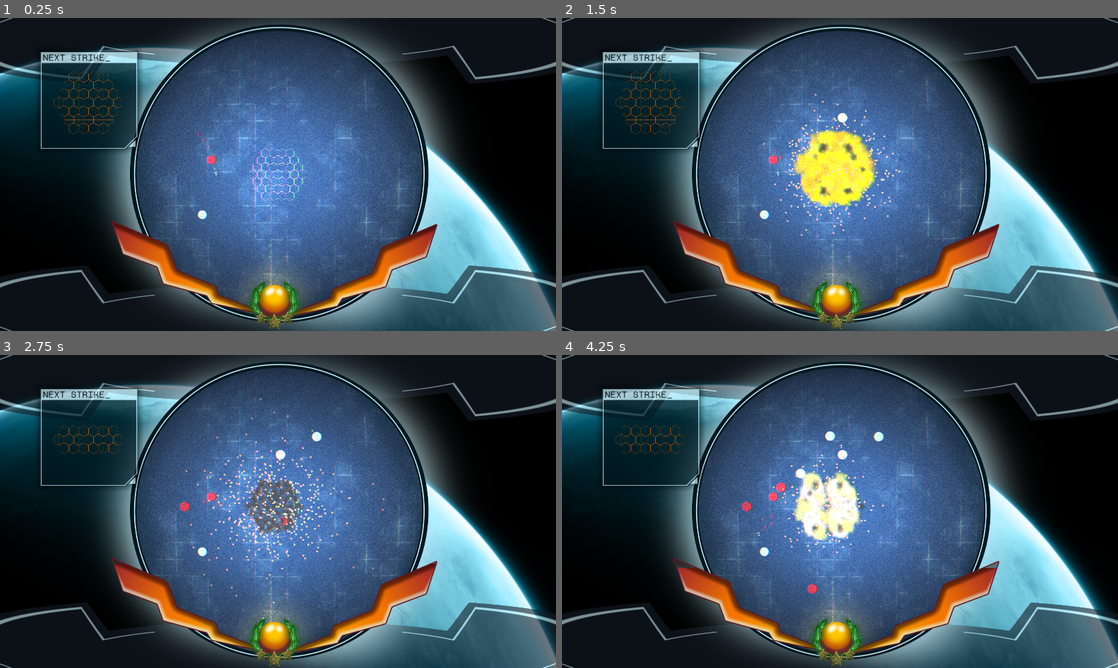
Above: before the commit, frames 1-4 (two rows, left to right).
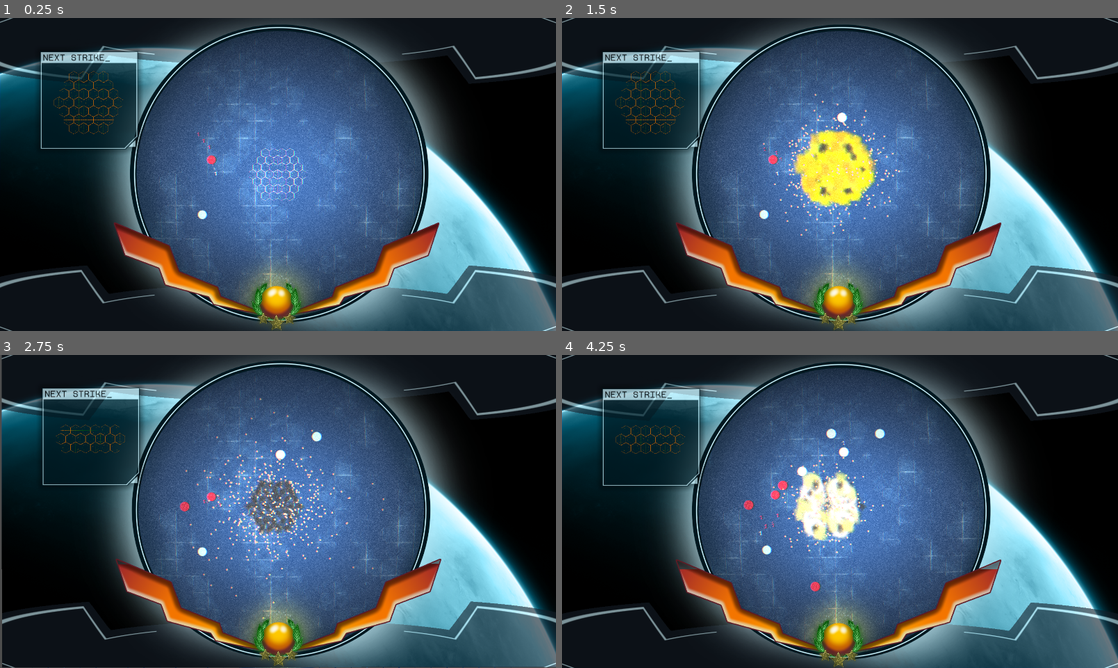
Above: after the commit, the same moments.

Repository: Rheyles/Semi-Surgical-Strike---GMTK2024
Game: Godot game, scene res://Scenes/Test/test.tscn
Two runs of this game, one before a commit and one after it. Both use one fixed random seed, a clock stepped at 60 frames per second and the inputs below.
Inputs (mouse positions are in pixels of both pictures, inside the frame that each line leads up to):
- Up to frame 1 (0.25 s): no input
- Up to frame 2 (1.5 s): tap Enter at 0.5 s; click (840, 174) at 0.6 s; move the mouse to (845, 168) at 1.27 s; right-click (845, 168) at 1.35 s
- Up to frame 3 (2.75 s): move the mouse to (272, 511) at 2.02 s; tap Mouse wheel down (Rotate_Down) at 2.1 s
- Up to frame 4 (4.25 s): move the mouse to (817, 517) at 2.77 s; tap Mouse wheel up (Rotate_Up) at 2.85 s; move the mouse to (828, 511) at 3.52 s; click (828, 511) at 3.6 s

The runs differ from the first frame. In frame 1, 1.8% of the frame differs, in the area x 20-79%, y 64-100%; in frame 2, 2.1%; in frame 3, 8.6%, in the area x 0-100%, y 0-100%; in frame 4, 3.4%.

Commit message:
Add ScreenShake

Diff:
--- a/Autoloads/Events.gd
+++ b/Autoloads/Events.gd
@@ -14,3 +14,6 @@
 signal win_state()
 
 signal add_node_to_battlefield(obj)
+
+signal set_shake()
+signal freeze_frame()
--- a/Scenes/Canon/canon.gd
+++ b/Scenes/Canon/canon.gd
@@ -82,6 +82,7 @@
 
 
 #Global VFX (ScreenShake, distortion sur l'écran ?)
+	EVENTS.emit_signal("set_shake")
 	for hex in canonNode_array.size():
 		if canonNode_array[hex].visible == true:
 			canonNode_array[hex].nodeShoot()
--- a/Scenes/Test/test.tscn
+++ b/Scenes/Test/test.tscn
@@ -1,6 +1,7 @@
-[gd_scene load_steps=33 format=3 uid="uid://cklhctcdf3wlq"]
+[gd_scene load_steps=34 format=3 uid="uid://cklhctcdf3wlq"]
 
 [ext_resource type="PackedScene" uid="uid://ouwypy3gld76" path="res://Scenes/base_city/base_city.tscn" id="1_4dj63"]
+[ext_resource type="PackedScene" uid="uid://c3viq5fif4hiv" path="res://Scenes/basic_components/shake_component.tscn" id="1_jsxv7"]
 [ext_resource type="Texture2D" uid="uid://8k2dqrh2tglq" path="res://Ressources/Sprites/Battleground/background.png" id="1_ku2wl"]
 [ext_resource type="Shader" path="res://Scenes/battlefield/map_shader.gdshader" id="1_oon84"]
 [ext_resource type="Script" path="res://Scenes/battlefield/battlefield.gd" id="1_tcqix"]
@@ -74,6 +75,21 @@
 shader_parameter/scanlines_spacing = 1.0
 shader_parameter/noise_texture = SubResource("NoiseTexture2D_feloi")
 
+[sub_resource type="Animation" id="Animation_lrflb"]
+length = 0.001
+tracks/0/type = "value"
+tracks/0/imported = false
+tracks/0/enabled = true
+tracks/0/path = NodePath("../PointLight2D:energy")
+tracks/0/interp = 1
+tracks/0/loop_wrap = true
+tracks/0/keys = {
+"times": PackedFloat32Array(0),
+"transitions": PackedFloat32Array(1),
+"update": 0,
+"values": [5.07]
+}
+
 [sub_resource type="Animation" id="Animation_sb3gn"]
 resource_name = "idle"
 length = 5.0
@@ -81,7 +97,7 @@
 tracks/0/type = "value"
 tracks/0/imported = false
 tracks/0/enabled = true
-tracks/0/path = NodePath("PointLight2D:energy")
+tracks/0/path = NodePath("../PointLight2D:energy")
 tracks/0/interp = 1
 tracks/0/loop_wrap = true
 tracks/0/keys = {
@@ -91,21 +107,6 @@
 "values": [5.07, 3.49, 3.92, 5.79, 4.35, 5.21, 3.34, 4.06, 4.35, 5.65, 5.07]
 }
 
-[sub_resource type="Animation" id="Animation_lrflb"]
-length = 0.001
-tracks/0/type = "value"
-tracks/0/imported = false
-tracks/0/enabled = true
-tracks/0/path = NodePath("PointLight2D:energy")
-tracks/0/interp = 1
-tracks/0/loop_wrap = true
-tracks/0/keys = {
-"times": PackedFloat32Array(0),
-"transitions": PackedFloat32Array(1),
-"update": 0,
-"values": [5.07]
-}
-
 [sub_resource type="AnimationLibrary" id="AnimationLibrary_18rxl"]
 _data = {
 "RESET": SubResource("Animation_lrflb"),
@@ -114,7 +115,17 @@
 
 [node name="Test" type="Node2D"]
 
+[node name="ShakeComponent" parent="." node_paths=PackedStringArray("TARGETS") instance=ExtResource("1_jsxv7")]
+TARGETS = [NodePath("../Map"), NodePath("../UI/Control")]
+SHAKE_OFFSET = 1.5
+RANDOM_SHAKE_STRENGTH = 8.0
+SHAKE_DECAY_RATE = 7.0
+
 [node name="Map" type="Node2D" parent="."]
+
+[node name="ShakeComponent" parent="Map" node_paths=PackedStringArray("TARGETS") instance=ExtResource("1_jsxv7")]
+TARGETS = [NodePath("..")]
+SHAKE_DECAY_RATE = 40.0
 
 [node name="Battlefield" type="Area2D" parent="Map"]
 position = Vector2(960, 540)
@@ -190,28 +201,40 @@
 [node name="Canon" parent="Map" node_paths=PackedStringArray("next_pattern_visual") instance=ExtResource("5_8vk76")]
 position = Vector2(960, 540)
 scale = Vector2(0.15, 0.15)
-next_pattern_visual = NodePath("../../UI/NextStrike/next_pattern_visual")
+next_pattern_visual = NodePath("../../UI/Control/NextStrike/next_pattern_visual")
 
 [node name="UI" type="CanvasLayer" parent="."]
 
-[node name="MapDistortion" type="ColorRect" parent="UI"]
+[node name="Control" type="Control" parent="UI"]
+layout_mode = 3
+anchors_preset = 15
+anchor_right = 1.0
+anchor_bottom = 1.0
+grow_horizontal = 2
+grow_vertical = 2
+
+[node name="MapDistortion" type="ColorRect" parent="UI/Control"]
 material = SubResource("ShaderMaterial_6dn6t")
-anchors_preset = 15
-anchor_right = 1.0
-anchor_bottom = 1.0
-offset_left = 438.0
-offset_right = -438.0
-grow_horizontal = 2
-grow_vertical = 2
-
-[node name="PlanetBackGround" type="TextureRect" parent="UI"]
+layout_mode = 1
+anchors_preset = 15
+anchor_right = 1.0
+anchor_bottom = 1.0
+offset_left = 25.0
+offset_top = -3.0
+offset_right = -15.0
+offset_bottom = -3.0
+grow_horizontal = 2
+grow_vertical = 2
+
+[node name="PlanetBackGround" type="TextureRect" parent="UI/Control"]
 offset_right = 1920.0
 offset_bottom = 1080.0
 texture = ExtResource("1_ku2wl")
 
-[node name="BorderTop" type="TextureRect" parent="UI"]
+[node name="BorderTop" type="TextureRect" parent="UI/Control"]
 modulate = Color(1, 1, 1, 0.619608)
 material = ExtResource("12_48rm8")
+layout_mode = 1
 anchors_preset = 15
 anchor_right = 1.0
 anchor_bottom = 1.0
@@ -221,9 +244,10 @@
 expand_mode = 2
 flip_v = true
 
-[node name="BorderBottom" type="TextureRect" parent="UI"]
+[node name="BorderBottom" type="TextureRect" parent="UI/Control"]
 modulate = Color(1, 1, 1, 0.619608)
 material = ExtResource("12_48rm8")
+layout_mode = 1
 anchors_preset = 15
 anchor_right = 1.0
 anchor_bottom = 1.0
@@ -234,18 +258,18 @@
 texture = ExtResource("12_41m50")
 expand_mode = 2
 
-[node name="MapBorder" type="TextureRect" parent="UI"]
-offset_right = 40.0
-offset_bottom = 40.0
+[node name="MapBorder" type="TextureRect" parent="UI/Control"]
+offset_right = 1920.0
+offset_bottom = 1080.0
 texture = ExtResource("5_elk6g")
 
-[node name="NextStrike" type="TextureRect" parent="UI"]
+[node name="NextStrike" type="TextureRect" parent="UI/Control"]
 modulate = Color(1, 1, 1, 0.694118)
-offset_right = 40.0
-offset_bottom = 40.0
+offset_right = 1920.0
+offset_bottom = 1080.0
 texture = ExtResource("14_4w7y5")
 
-[node name="next_pattern_visual" parent="UI/NextStrike" instance=ExtResource("6_6txui")]
+[node name="next_pattern_visual" parent="UI/Control/NextStrike" instance=ExtResource("6_6txui")]
 modulate = Color(0.960784, 0.462745, 0, 1)
 offset_left = 306.0
 offset_top = 292.0
@@ -253,16 +277,20 @@
 offset_bottom = 292.0
 scale = Vector2(0.18, 0.18)
 
-[node name="WinJauge" type="Control" parent="UI"]
-layout_mode = 3
-anchors_preset = 15
-anchor_right = 1.0
-anchor_bottom = 1.0
+[node name="WinJauge" type="Control" parent="UI/Control"]
+layout_mode = 1
+anchors_preset = 15
+anchor_right = 1.0
+anchor_bottom = 1.0
+offset_left = 7.0
+offset_top = 4.0
+offset_right = 7.0
+offset_bottom = 4.0
 grow_horizontal = 2
 grow_vertical = 2
 script = ExtResource("17_asl76")
 
-[node name="JaugeBck" type="TextureRect" parent="UI/WinJauge"]
+[node name="JaugeBck" type="TextureRect" parent="UI/Control/WinJauge"]
 modulate = Color(1, 1, 1, 0.545098)
 layout_mode = 0
 offset_top = 15.0
@@ -270,7 +298,7 @@
 offset_bottom = 1095.0
 texture = ExtResource("18_jlxx0")
 
-[node name="JaugeMask" type="ColorRect" parent="UI/WinJauge"]
+[node name="JaugeMask" type="ColorRect" parent="UI/Control/WinJauge"]
 clip_children = 1
 layout_mode = 1
 anchors_preset = 15
@@ -284,7 +312,7 @@
 grow_vertical = 2
 pivot_offset = Vector2(960, 1080)
 
-[node name="JaugeFill" type="TextureRect" parent="UI/WinJauge/JaugeMask"]
+[node name="JaugeFill" type="TextureRect" parent="UI/Control/WinJauge/JaugeMask"]
 layout_mode = 1
 anchors_preset = 7
 anchor_left = 0.5
@@ -302,20 +330,21 @@
 expand_mode = 1
 stretch_mode = 5
 
-[node name="JaugeBody" type="TextureRect" parent="UI/WinJauge"]
+[node name="JaugeBody" type="TextureRect" parent="UI/Control/WinJauge"]
 layout_mode = 0
 offset_top = 15.0
 offset_right = 1920.0
 offset_bottom = 1095.0
 texture = ExtResource("17_ifk1d")
 
-[node name="PointLight2D" type="PointLight2D" parent="UI/WinJauge/JaugeBody"]
-position = Vector2(950, 960)
-color = Color(0.679059, 0.298798, 0.0707171, 1)
+[node name="PointLight2D" type="PointLight2D" parent="UI/Control/WinJauge"]
+position = Vector2(950, 975)
+color = Color(1, 0.447059, 0.027451, 1)
 energy = 5.07
 texture = ExtResource("5_kciau")
 
-[node name="AnimationPlayer" type="AnimationPlayer" parent="UI/WinJauge/JaugeBody"]
+[node name="AnimationPlayer" type="AnimationPlayer" parent="UI/Control/WinJauge"]
+root_node = NodePath("../JaugeBody")
 libraries = {
 "": SubResource("AnimationLibrary_18rxl")
 }
--- /dev/null
+++ b/Scenes/basic_components/shake_component.gd
@@ -0,0 +1,100 @@
+extends Node
+
+@export var TARGETS: Array[Node]
+
+@export var freeze_delay_msec := 5
+@export var SHAKE_OFFSET := 0.0
+
+# How quickly to move through the noise
+@export var NOISE_SHAKE_SPEED: float = 30.0
+@export var NOISE_SWAY_SPEED: float = 1.0
+# Noise returns values in the range (-1, 1)
+# So this is how much to multiply the returned value by
+@export var NOISE_SHAKE_STRENGTH: float = 60.0
+@export var NOISE_SWAY_STRENGTH: float = 10.0
+# The starting range of possible offsets using random values
+@export var RANDOM_SHAKE_STRENGTH: float = 20.0
+# Multiplier for lerping the shake strength to zero
+@export var SHAKE_DECAY_RATE: float = 30.0
+
+enum ShakeType {
+	Random,
+	Noise,
+	Sway
+}
+
+@export var noise : FastNoiseLite
+# Used to keep track of where we are in the noise
+# so that we can smoothly move through it
+var noise_i: float = 0.0
+@onready var rand = RandomNumberGenerator.new()
+var shake_type: int = ShakeType.Random
+var shake_strength: float = 0.0
+var rng : RandomNumberGenerator
+
+var shake_offset: Vector2
+var init_pos : Array[Vector2]
+
+### BUILT-IN
+
+func _ready():
+	EVENTS.set_shake.connect(_on_EVENTS_set_shake)
+	EVENTS.freeze_frame.connect(_on_EVENTS_freeze_frame)
+
+	rng = RandomNumberGenerator.new()
+	rng.randomize()
+	noise.seed = rng.randi()
+
+	for target in TARGETS:
+		init_pos.append(target.position)
+
+# Called every frame. 'delta' is the elapsed time since the previous frame.
+func _physics_process(delta):
+	match shake_type:
+		ShakeType.Random:
+			shake_offset = get_random_offset()
+		ShakeType.Noise:
+			shake_offset = get_noise_offset(delta, NOISE_SHAKE_SPEED, shake_strength)
+		ShakeType.Sway:
+			shake_offset = get_noise_offset(delta, NOISE_SWAY_SPEED, NOISE_SWAY_STRENGTH)
+	for i in range(TARGETS.size()):
+		TARGETS[i].rotation = rng.randf_range(-shake_strength, shake_strength) * 10e-4
+		TARGETS[i].position = init_pos[i] + shake_offset
+	shake_strength = max(shake_strength - delta * SHAKE_DECAY_RATE, 0)
+
+### LOGIC
+
+func get_noise_offset(delta: float, speed: float, strength: float) -> Vector2:
+	noise_i += delta * speed
+	# Set the x values of each call to 'get_noise_2d' to a different value
+	# so that our x and y vectors will be reading from unrelated areas of noise
+	return Vector2(
+		noise.get_noise_2d(1, noise_i) * strength,
+		noise.get_noise_2d(100, noise_i) * strength
+	)
+
+func get_random_offset() -> Vector2:
+	return Vector2(
+		rand.randf_range(-shake_strength, shake_strength),
+		rand.randf_range(-shake_strength, shake_strength)
+	)
+
+func freeze_frame() -> void:
+	OS.delay_msec(freeze_delay_msec)
+
+
+### SIGNAL RESPONSES ###
+
+func _on_EVENTS_set_shake() -> void:
+	if SHAKE_OFFSET > 0.0:
+		var timer := Timer.new()
+		add_child(timer)
+		timer.one_shot = true
+		timer.start(SHAKE_OFFSET)
+		await timer.timeout
+		timer.queue_free()
+	shake_strength = RANDOM_SHAKE_STRENGTH
+	shake_type = ShakeType.Random
+
+func _on_EVENTS_freeze_frame() -> void:
+	freeze_frame()
--- /dev/null
+++ b/Scenes/basic_components/shake_component.tscn
@@ -0,0 +1,9 @@
+[gd_scene load_steps=3 format=3 uid="uid://c3viq5fif4hiv"]
+
+[ext_resource type="Script" path="res://Scenes/basic_components/shake_component.gd" id="1_iymr3"]
+
+[sub_resource type="FastNoiseLite" id="FastNoiseLite_rdxbo"]
+
+[node name="ShakeComponent" type="Node"]
+script = ExtResource("1_iymr3")
+noise = SubResource("FastNoiseLite_rdxbo")
Binary file changed: Ressources/Sprites/Battleground/jauge_bck.png
Binary file changed: Ressources/Sprites/Battleground/jauge_body.png
Binary file changed: Ressources/Sprites/Battleground/jauge_fill.png
Not shown, changed: Ressources/Sprites/Battleground/battleground.kra
Not shown, changed: Ressources/Sprites/Battleground/battleground.kra~
Not shown, added: Ressources/Sprites/Battleground/jauge_bck.png~
Not shown, changed: Ressources/Sprites/Battleground/jauge_body.png~
Not shown, changed: Ressources/Sprites/Battleground/jauge_fill.png~
